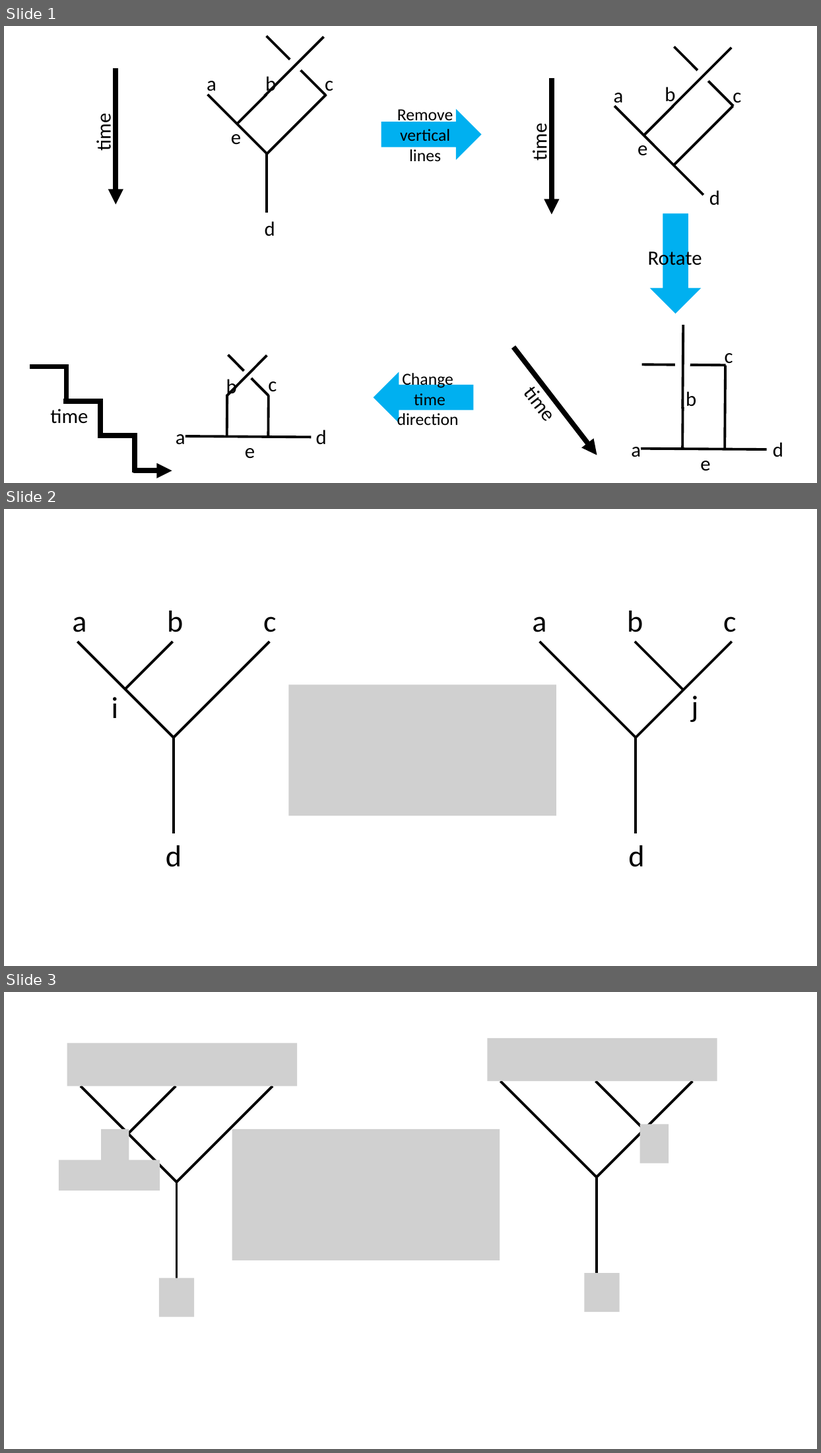
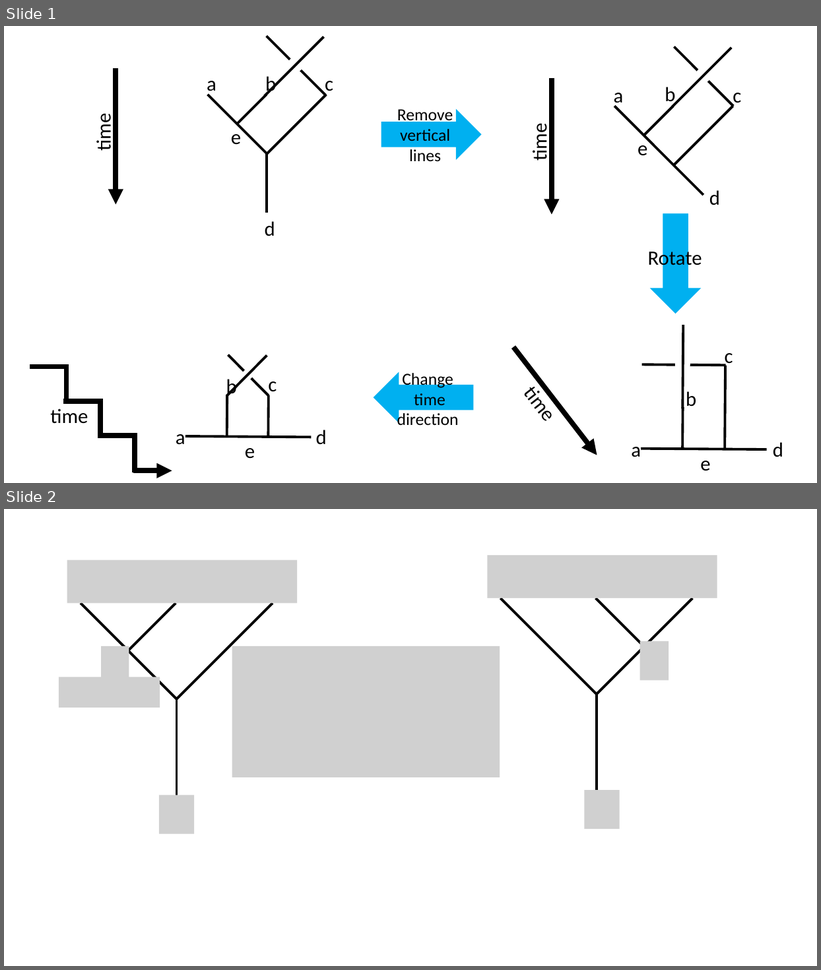
Before and after one commit to yk-liu/yk-liu.github.io, a slide deck: _posts/2019-05-14-Introduction-to-QC-and-TQC-Ising-Anyons/assets/pics.source.pptx. Shown one above the other, each under a label of ours: slides 1, 2 and 3 before the commit, slides 1 and 2 after it. The pictures are 821x1453 and 821x970 pixels, drawn with LibreOffice and Linux fonts; fonts in the diff are those of the drawing; grey boxes stand for pictures. Boxes give left, top, right and bottom in pixels: in the first picture for what was removed or moved away, otherwise in the second. Text is boxed around its words. In the diff, an @@ line names an element or a change of style, - is before the commit and + after.

```diff
--- a/_posts/2019-05-14-Introduction-to-QC-and-TQC-Ising-Anyons/assets/pics.source.pptx
+++ b/_posts/2019-05-14-Introduction-to-QC-and-TQC-Ising-Anyons/assets/pics.source.pptx
@@ slide 2 removed at (4, 509, 817, 966), background #FFFFFF @@
@@ text removed at (72, 617, 86, 632) @@
-a
@@ text removed at (167, 611, 183, 632) @@
-b
@@ text removed at (263, 617, 276, 632) @@
-c
@@ text removed at (532, 617, 547, 632) @@
-a
@@ text removed at (627, 611, 643, 632) @@
-b
@@ text removed at (723, 617, 736, 632) @@
-c
@@ line removed from (78, 642) to (174, 738) @@
@@ line removed from (173, 642) to (125, 690) @@
@@ line removed from (174, 738) to (269, 642) @@
@@ line removed from (540, 642) to (636, 738) @@
@@ line removed from (636, 642) to (683, 690) @@
@@ line removed from (636, 738) to (732, 642) @@
@@ picture removed at (289, 685, 556, 816) @@
@@ text removed at (112, 697, 119, 718) @@
-i
@@ text removed at (691, 696, 698, 722) @@
-j
@@ line removed from (174, 738) to (174, 834) @@
@@ line removed from (636, 738) to (636, 834) @@
@@ text removed at (166, 846, 182, 867) @@
-d
@@ text removed at (628, 846, 644, 867) @@
-d
@@ what was slide 3 is now slide 2 @@
```
Also in this commit, not shown: 1 slide changed, 1 slide added, 6 other slides removed, 2 other files.
